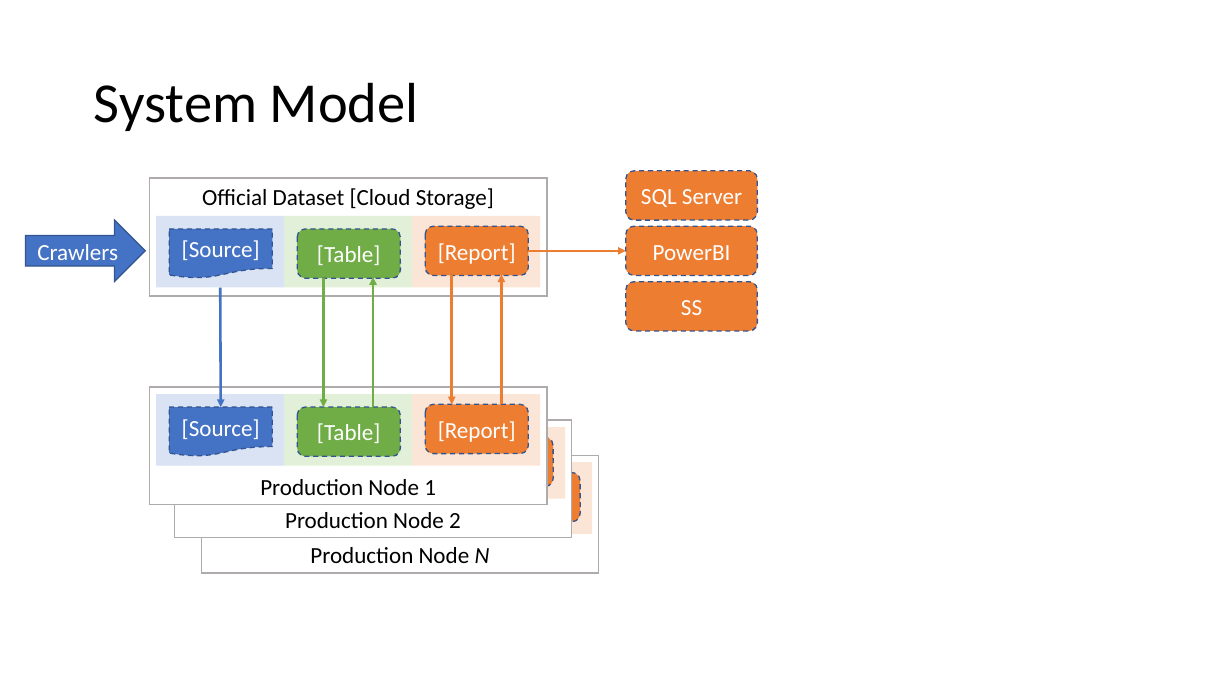
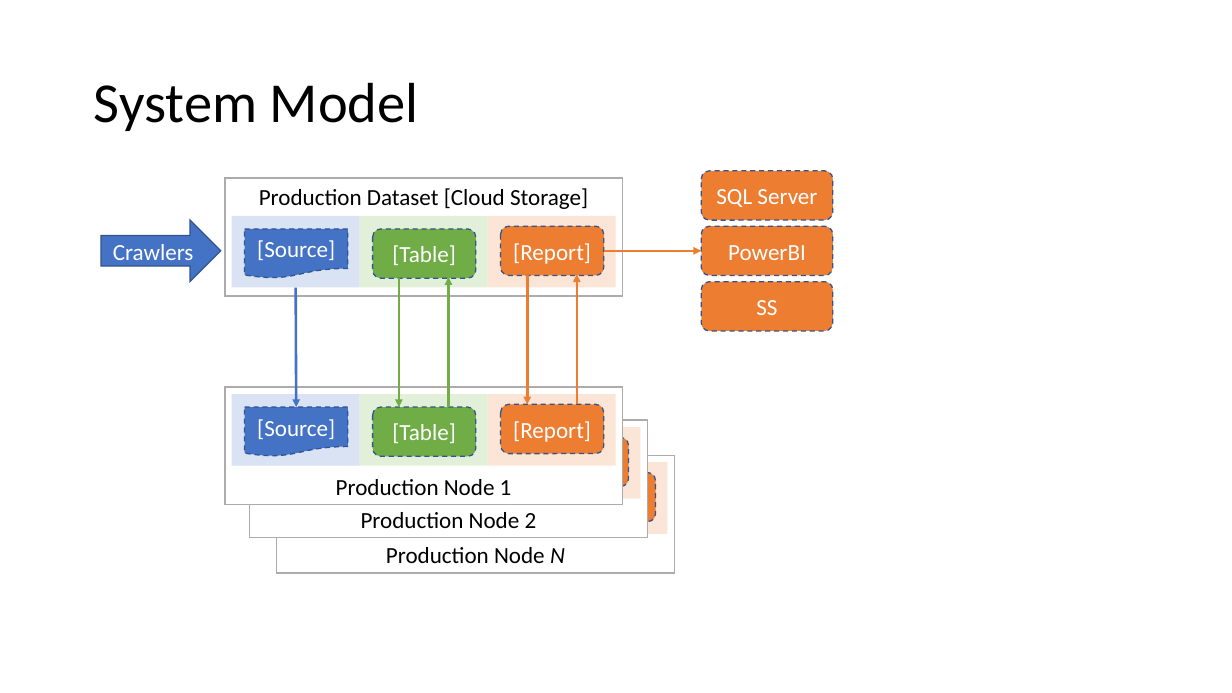
Before and after one commit to microsoft/elfie-arriba, a slide deck: slide 6 of XForm/XForm Demo.pptx. Drawn at 1232x693 pixels with LibreOffice and Linux fonts; fonts in the diff are those of the drawing. Boxes give left, top, right and bottom in pixels: in the first picture for what was removed or moved away, otherwise in the second. Text is boxed around its words. In the diff, an @@ line names an element or a change of style, - is before the commit and + after.

```diff
--- a/XForm/XForm Demo.pptx
+++ b/XForm/XForm Demo.pptx
@@ text in rectangle at box(259, 188, 588, 209): text changed @@
-Official Dataset [Cloud Storage]
+Production Dataset [Cloud Storage]
@@ 12 rectangles, 9 rounded rectangles, 6 arrows, 2 flow chart documents, 1 right arrow: place and size @@
-12 rectangles, 9 rounded rectangles, 6 arrows, 2 flow chart documents, 1 right arrow at box(26, 171, 757, 574)
+12 rectangles, 9 rounded rectangles, 6 arrows, 2 flow chart documents, 1 right arrow at box(101, 171, 833, 574)
```
Also in this commit, not shown: 1 other slide changed, 11 other files.
